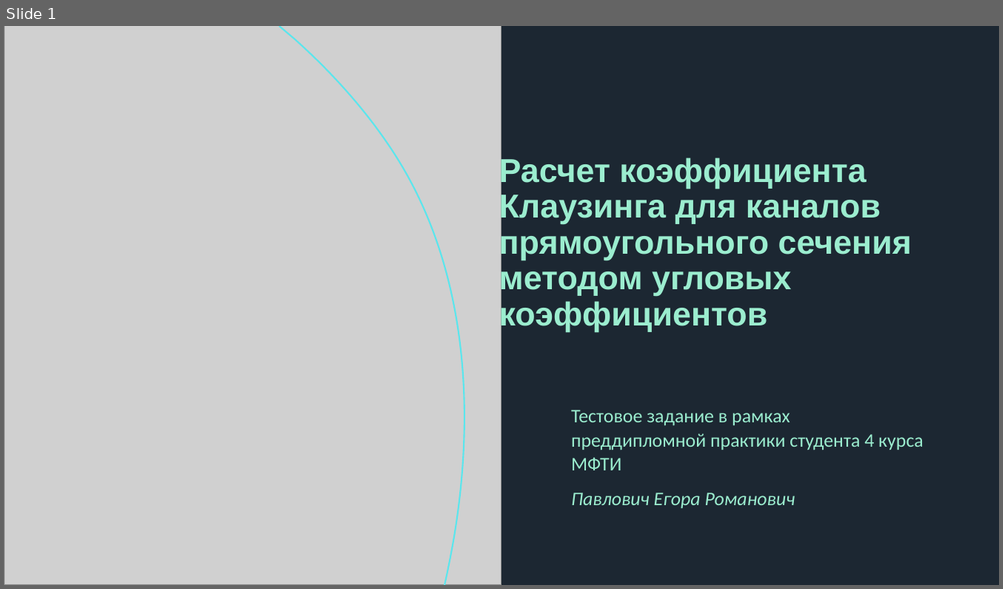
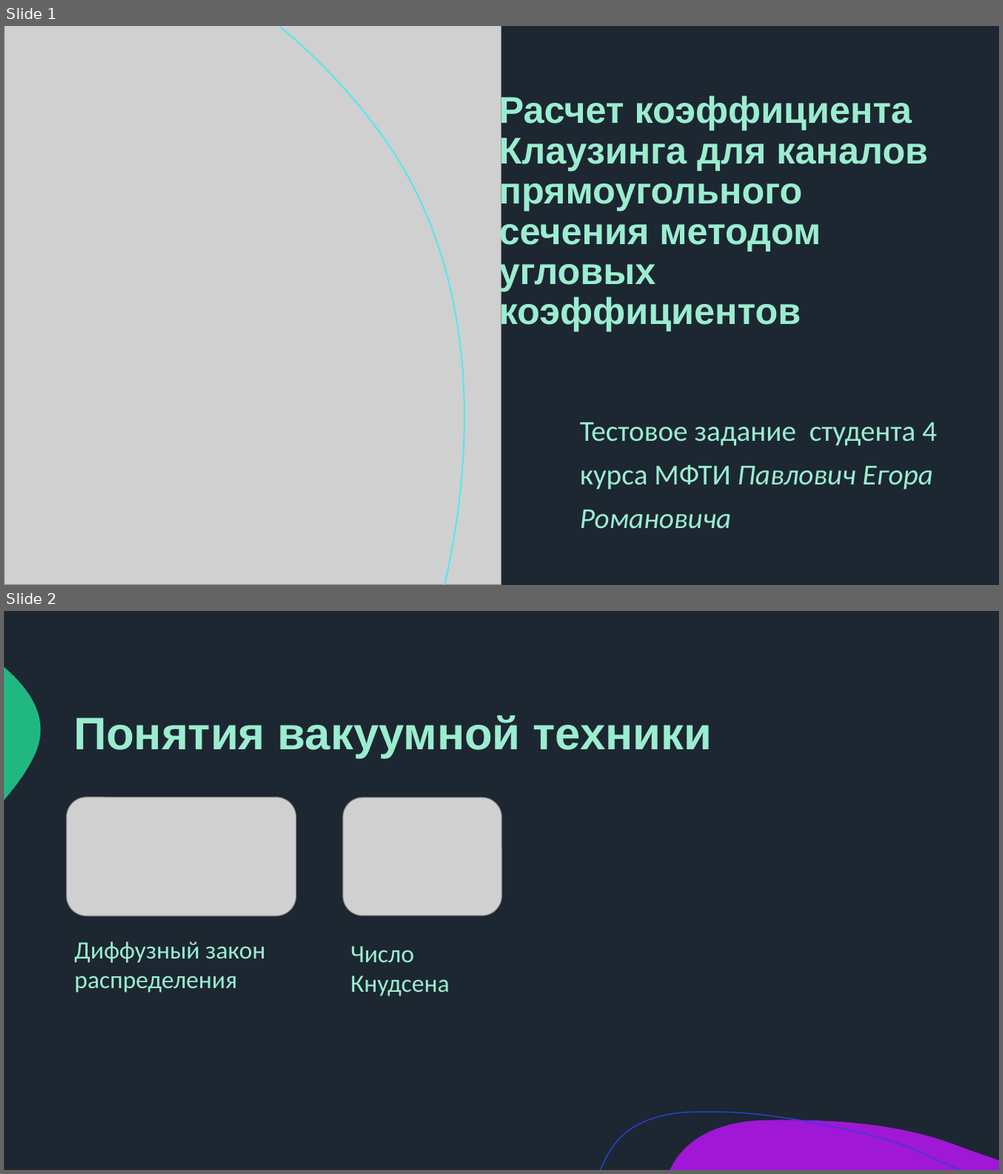
Before and after one commit to eprush/MethodOfAngularCoefficients, a slide deck: Presentation/Тестовое задание.pptx. Shown one above the other, each under a label of ours: slide 1 before the commit, slides 1 and 2 after it. The pictures are 1003x589 and 1003x1174 pixels, drawn with LibreOffice and Linux fonts; fonts in the diff are those of the drawing; grey boxes stand for pictures. Boxes give left, top, right and bottom in pixels: in the first picture for what was removed or moved away, otherwise in the second. Text is boxed around its words. In the diff, an @@ line names an element or a change of style, - is before the commit and + after.

```diff
--- a/Presentation/Тестовое задание.pptx
+++ b/Presentation/Тестовое задание.pptx
@@ slide 2 added at (4,611,999,1170), background #1C2732; not listed: 3 template elements that a slide beside it also shows @@
@@ title added at (74,715,711,758), 44 pt, text #9BEDCF, bold @@
+Понятия вакуумной техники
@@ picture added at (67,797,296,916) @@
@@ picture added at (343,797,502,916) @@
@@ text added at (74,942,265,993), 24 pt, text #9BEDCF @@
+Диффузный закон распределения
@@ text added at (350,946,449,997), 24 pt, text #9BEDCF @@
+Число Кнудсена
@@ slide 1 changed as well @@
@@ title "Расчет коэффициента Клаузинга для каналов ...": place and size @@
-title "Расчет коэффициента Клаузинга для каналов ..." at (499,156,911,332)
+title "Расчет коэффициента Клаузинга для каналов ..." at (499,93,928,332)
@@ title "Расчет коэффициента Клаузинга для каналов ..." at (499,93,928,332): size 32 to 36 pt @@
@@ subtitle at (580,423,936,529): text changed; size 18.5 to 28 pt @@
-Тестовое задание в рамках преддипломной практики студента 4 курса МФТИ
-Павлович Егора Романович
+Тестовое задание студента 4 курса МФТИ Павлович Егора Романовича
```
Also in this commit, not shown: 1 other slide changed, 3 other slides added, 1 slide removed, 14 other files.
